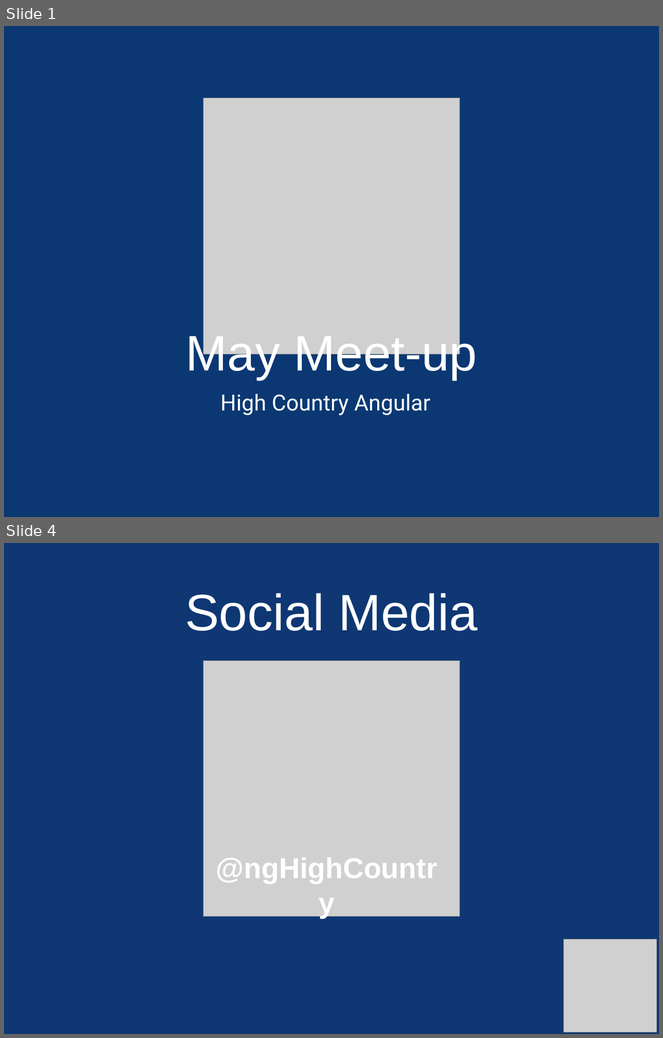
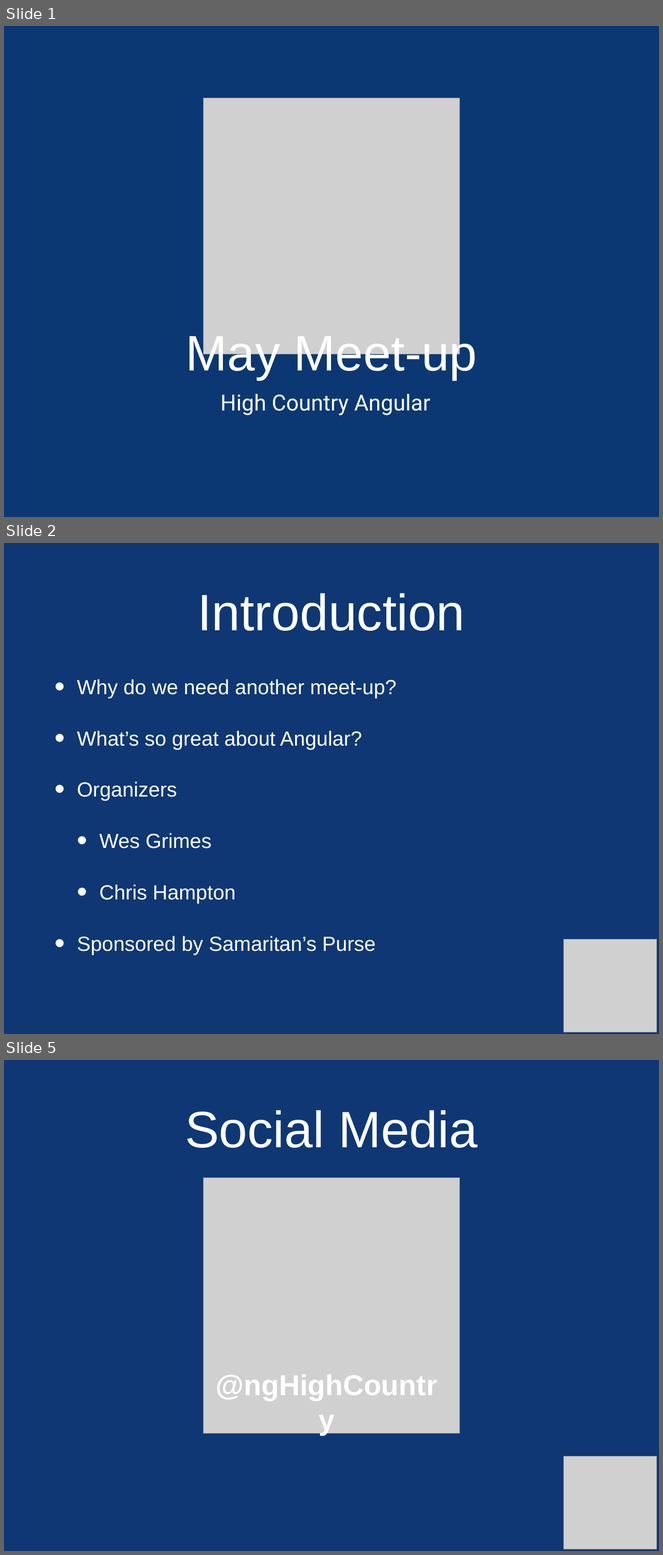
Before and after one commit to ngHighCountry/meetup, a slide deck: presentations/may-2018/may-2018.pptx. Shown one above the other, each under a label of ours: slides 1 and 4 before the commit, slides 1, 2 and 5 after it; the slides between them are not shown. The pictures are 663x1038 and 663x1555 pixels, drawn with LibreOffice and Linux fonts; fonts in the diff are those of the drawing; grey boxes stand for pictures. Boxes give left, top, right and bottom in pixels: in the first picture for what was removed or moved away, otherwise in the second. Text is boxed around its words. In the diff, an @@ line names an element or a change of style, - is before the commit and + after.

```diff
--- a/presentations/may-2018/may-2018.pptx
+++ b/presentations/may-2018/may-2018.pptx
@@ slide 2 added at [4, 543, 659, 1034], background #0F3774 @@
@@ title added at [198, 593, 465, 631], 80 pt, text #FFFFFF @@
+Introduction
@@ text added at [77, 679, 397, 955], 32 pt, text #FFFFFF @@
+• Why do we need another meet-up?
+• What’s so great about Angular?
+• Organizers
+  • Wes Grimes
+  • Chris Hampton
+• Sponsored by Samaritan’s Purse
@@ picture added at [564, 939, 657, 1033] @@
@@ what was slide 4 is now slide 5 @@
```
Also in this commit, not shown: 1 slide changed, 1 other slide added, 1 slide removed, 4 other files.
